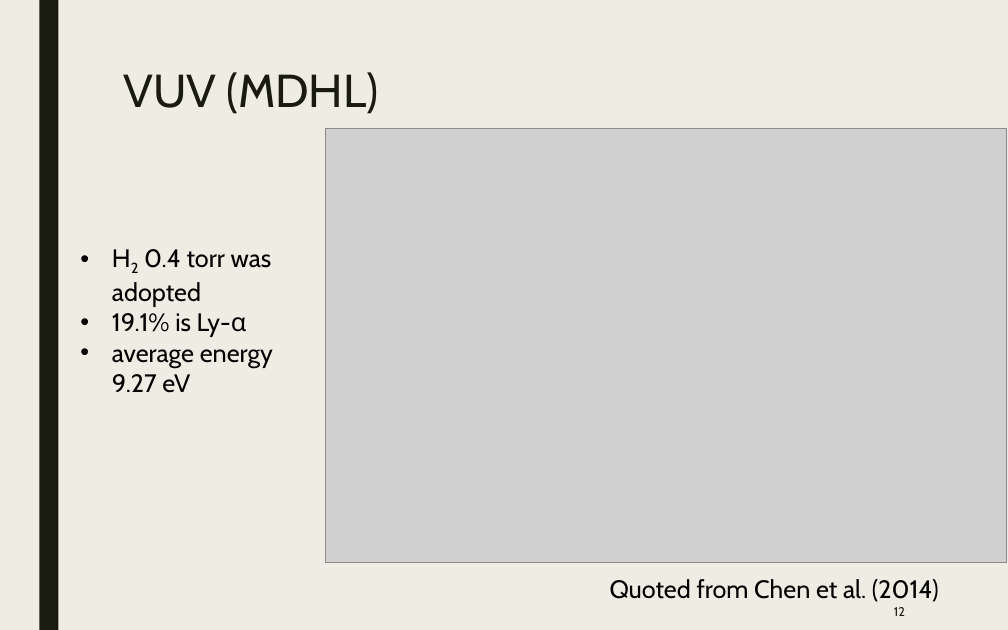
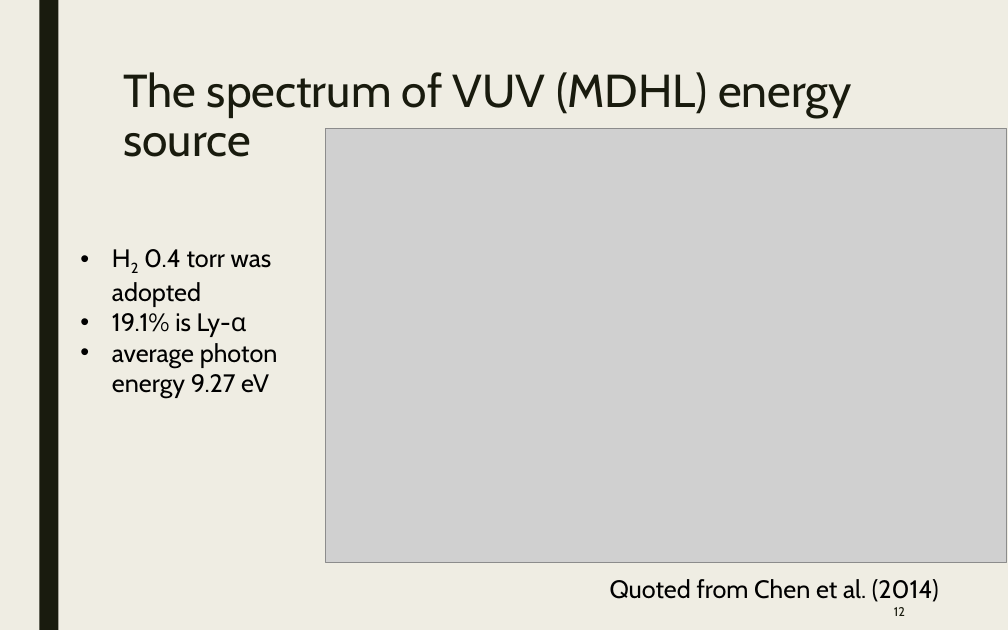
Before and after one commit to samuello1228/lily, a slide deck: slide 12 of doc/VUV and EUV irradiation of CH4 + NH3.pptx. Drawn at 1008x630 pixels with LibreOffice and Linux fonts; fonts in the diff are those of the drawing; grey boxes stand for pictures. Boxes give left, top, right and bottom in pixels: in the first picture for what was removed or moved away, otherwise in the second. Text is boxed around its words. In the diff, an @@ line names an element or a change of style, - is before the commit and + after.

```diff
--- a/doc/VUV and EUV irradiation of CH4 + NH3.pptx
+++ b/doc/VUV and EUV irradiation of CH4 + NH3.pptx
@@ title at [123, 72, 852, 157]: text changed @@
-VUV (MDHL)
+The spectrum of VUV (MDHL) energy source
@@ text at [112, 343, 278, 398]: text changed @@
-• average energy 9.27 eV
+• average photon energy 9.27 eV
```
Also in this commit, not shown: 10 other slides changed, 1 slide added.
